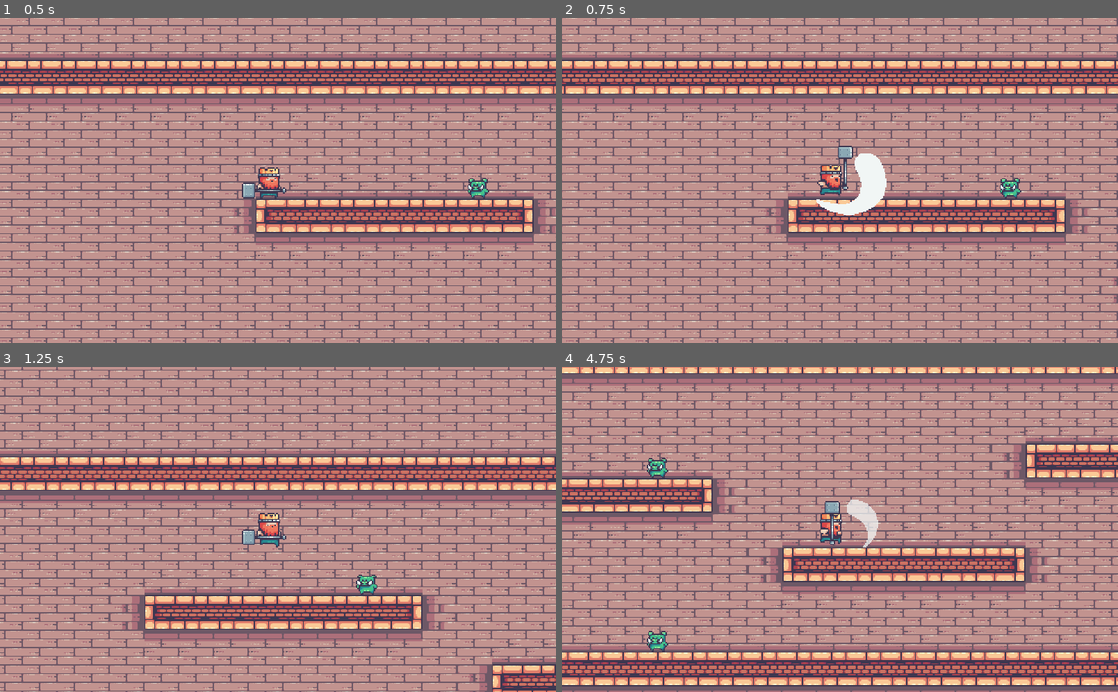
Above: before the commit, frames 1-4 (two rows, left to right).
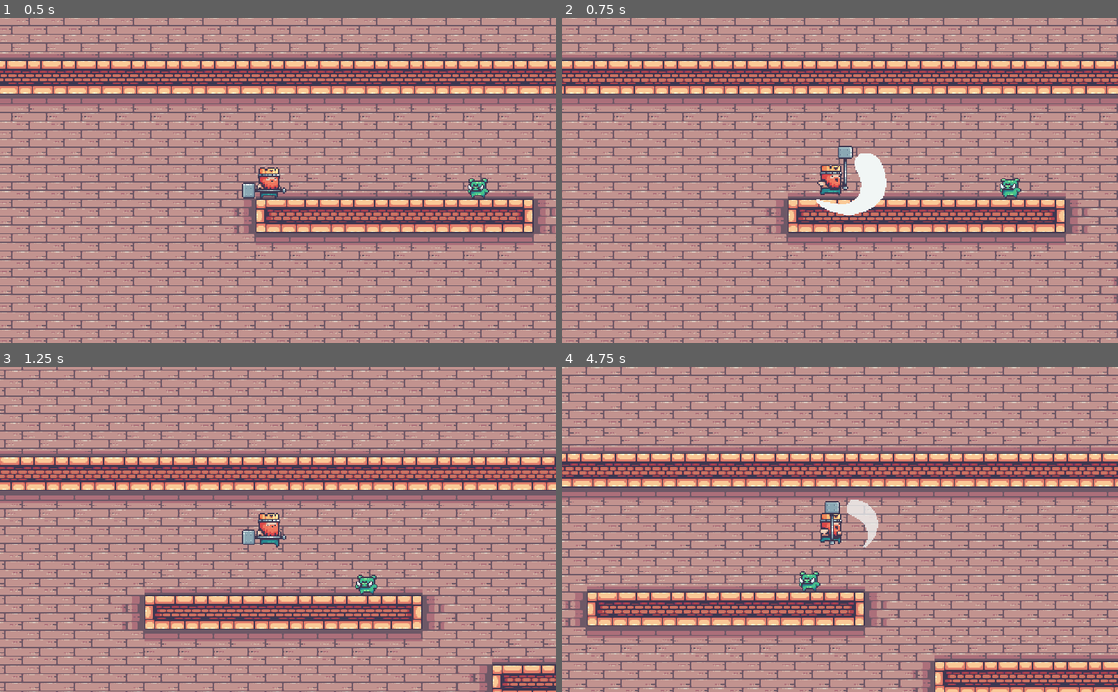
Above: after the commit, the same moments.

Repository: brunoskonrad/kings-and-pigs
Game: Godot game, scene res://Levels/Sandbox.tscn
The game is run twice, just before and just after one commit, with the same random seed, the same clock (stepped at 60 frames per second) and the same inputs.
Inputs:
- Up to frame 1 (0.5 s): no input
- Up to frame 2 (0.75 s): tap Enter at 0.5 s; hold Right (ui_right) from 0.53 s (still down); hold Q (attack) from 0.53 s (still down)
- Up to frame 3 (1.25 s): keep holding Right (ui_right); keep holding Q (attack); tap Space (jump) at 0.77 s
- Up to frame 4 (4.75 s): release Q (attack) at 1.28 s; tap Q (attack) at 1.35, 2.85, 4.35 s; tap Space (jump) at 1.52, 3.02, 3.77, 4.52 s; release Right (ui_right) at 2.03 s; hold Left (ui_left) 2.03-2.78 s; hold Q (attack) 2.03-2.78 s; hold Right (ui_right) 2.78-4.28 s; hold Q (attack) 3.53-4.28 s; hold Left (ui_left) from 4.28 s (still down)

Frame 1 is identical in both runs. In frame 2, less than 0.1% of the frame differs, in the area x 78-83%, y 49-55%; in frame 3, less than 0.1%; in frame 4, 66%, in the area x 0-100%, y 0-100%.

Commit message:
Rotate attack collision box with playerr

Diff:
--- a/Actors/Enemies/Pig.tscn
+++ b/Actors/Enemies/Pig.tscn
@@ -79,10 +79,11 @@
 
 [node name="Area2D" type="AnimatedSprite" parent="."]
 position = Vector2( 2.16744e-07, 0 )
-frames = SubResource( 25 )
+frames = SubResource( 14 )
 animation = "idle"
+frame = 3
 playing = true
 
 [node name="CollisionShape2D" type="CollisionShape2D" parent="."]
 position = Vector2( 2.84569, 5.57281 )
-shape = SubResource( 13 )
+shape = SubResource( 15 )
--- a/Actors/Player/HammerAttack.gd
+++ b/Actors/Player/HammerAttack.gd
@@ -2,6 +2,8 @@
 
 signal start_hammer_attack
 signal hammer_attack_animation_finished
+
+onready var scale_x = scale.x
 
 func _input(event):
 	if event.is_action_pressed("attack"):
@@ -21,3 +23,10 @@
 
 func is_attacking():
 	return not $Cooldown.is_stopped()
+
+func aim_to(direction):
+	match(direction):
+		"right":
+			scale.x = scale.x
+		"left":
+			scale.x = -scale.x
--- a/Actors/Player/PlayerKing.gd
+++ b/Actors/Player/PlayerKing.gd
@@ -25,8 +25,6 @@
 
 	move_and_slide(velocity, FLOOR)
 
-	#if should_attack():
-	#	$State.set_state($State/Attack)
 	if is_falling():
 		$State.set_state($State/Fall)
 
@@ -63,10 +61,12 @@
 func face_right():
 	$AnimatedSprite.scale.x = 1
 	$AnimatedSprite.position.x = 0
+	$Hammer.aim_to("right")
 
 func face_left():
 	$AnimatedSprite.scale.x = -1
 	$AnimatedSprite.position.x = -15
+	$Hammer.aim_to("left")
 
 func _on_State_state_changed(new_state):
 	print("*** State changed: ", new_state)
--- a/Actors/Player/PlayerKing.tscn
+++ b/Actors/Player/PlayerKing.tscn
@@ -147,6 +147,7 @@
 [node name="PlayerKing" type="KinematicBody2D"]
 position = Vector2( 1.37911, 1.57613 )
 scale = Vector2( 2.2, 2.2 )
+collision_layer = 4
 script = ExtResource( 9 )
 
 [node name="AnimatedSprite" type="AnimatedSprite" parent="."]
@@ -186,7 +187,6 @@
 [node name="AttackArea" type="Area2D" parent="Hammer"]
 position = Vector2( 1.37911, 1.57613 )
 scale = Vector2( 2.2, 2.2 )
-collision_layer = 8
 
 [node name="Collision" type="CollisionShape2D" parent="Hammer/AttackArea"]
 position = Vector2( 20.9711, 2.09712 )
Not shown: 1 places in Actors/Enemies/Pig.tscn that only renumber resources
